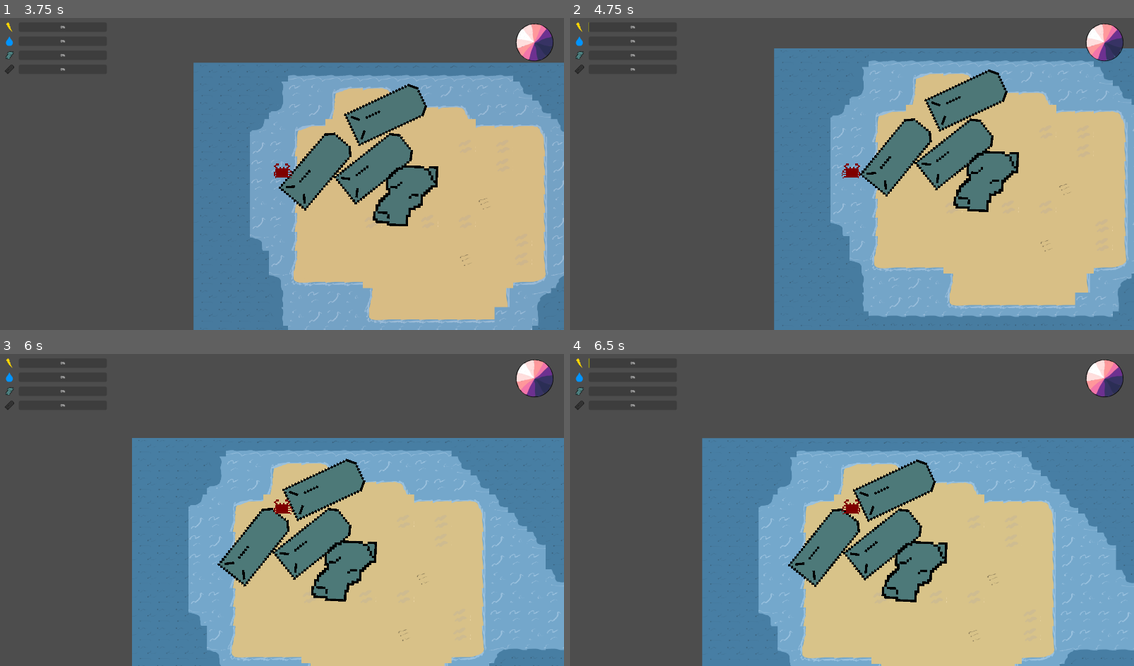
Above: before the commit, frames 1-4 (two rows, left to right).
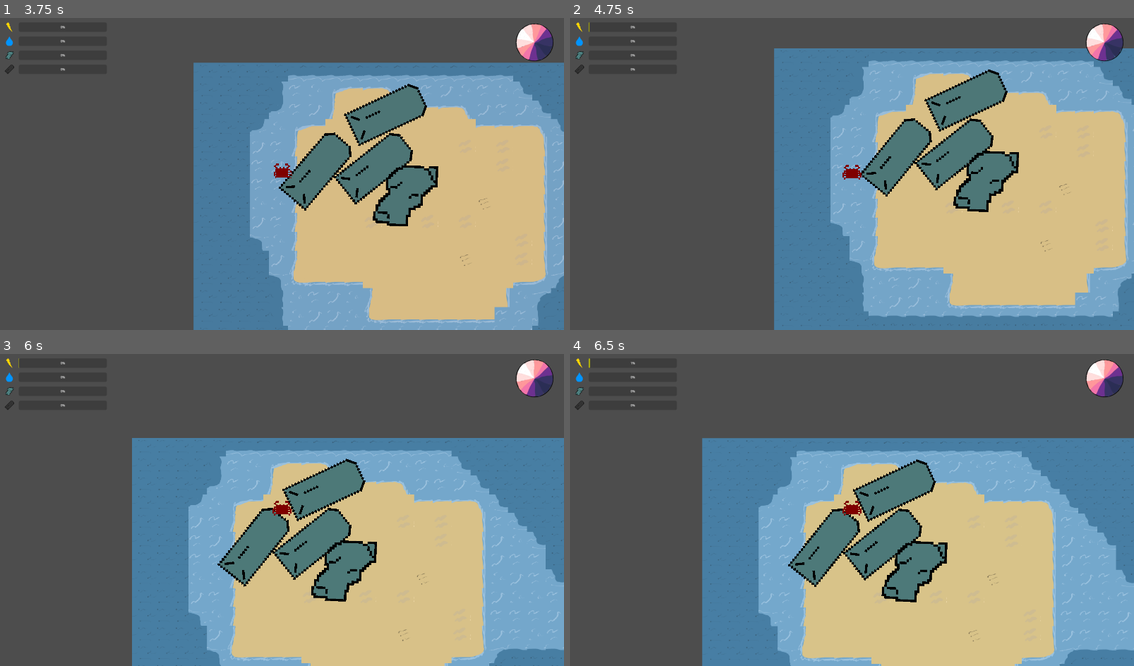
Above: after the commit, the same moments.

Repository: nporposoft/crabs-on-the-island
Game: Godot game, scene res://scenes/island_v1/island_v1.tscn
Two runs of this game, one before a commit and one after it. Both use one fixed random seed, a clock stepped at 60 frames per second and the inputs below.
Inputs:
- Up to frame 1 (3.75 s): hold W (move_up) 0.53-2.03 s; tap Shift (dodge) every 0.75 s from 0.6 to 3.6 s; hold A (move_left) 2.03-3.53 s; hold S (move_down) from 3.53 s (still down)
- Up to frame 2 (4.75 s): release S (move_down) at 4.28 s; hold D (move_right) from 4.28 s (still down); tap Shift (dodge) at 4.35 s
- Up to frame 3 (6 s): release D (move_right) at 5.03 s; hold W (move_up) 5.03-5.78 s; tap Shift (dodge) at 5.1, 5.85 s; hold D (move_right) from 5.78 s (still down)
- Up to frame 4 (6.5 s): keep holding D (move_right)

Frame 1 is identical in both runs. In frame 2, less than 0.1% of the frame differs, in the area x 3-52%, y 1-52%; in frame 3, less than 0.1%; in frame 4, less than 0.1%.

Commit message:
animate crab sleep, dodging

Diff:
--- /dev/null
+++ b/Util.gd
@@ -0,0 +1,45 @@
+extends Node
+
+enum Directions { UP, UP_LEFT, LEFT, DOWN_LEFT, DOWN, DOWN_RIGHT, RIGHT, UP_RIGHT }
+const LeftDirections = [Directions.LEFT, Directions.UP_LEFT, Directions.DOWN_LEFT]
+const RightDirections = [Directions.RIGHT, Directions.UP_RIGHT, Directions.DOWN_RIGHT]
+
+
+func get_direction_from_vector(vector: Vector2) -> Directions:
+	if vector.x > 0 && vector.y < 0:
+		return Directions.UP_RIGHT
+	if vector.x > 0 && vector.y > 0:
+		return Directions.DOWN_RIGHT
+	if vector.x < 0 && vector.y < 0:
+		return Directions.UP_LEFT
+	if vector.x < 0 && vector.y > 0:
+		return Directions.DOWN_LEFT
+	if vector.y < 0:
+		return Directions.UP
+	if vector.y > 0:
+		return Directions.DOWN
+	if vector.x < 0:
+		return Directions.LEFT
+	# default to right
+	return Directions.RIGHT
+
+
+func get_vector_from_direction(direction: Directions) -> Vector2:
+	# default to right
+	var vector: Vector2 = Vector2.RIGHT
+	match direction:
+		Directions.UP:
+			vector = Vector2.UP
+		Directions.UP_LEFT:
+			vector = Vector2.UP + Vector2.LEFT
+		Directions.LEFT:
+			vector = Vector2.LEFT
+		Directions.DOWN_LEFT:
+			vector = Vector2.DOWN + Vector2.LEFT
+		Directions.DOWN:
+			vector = Vector2.DOWN
+		Directions.DOWN_RIGHT:
+			vector = Vector2.DOWN + Vector2.RIGHT
+		Directions.UP_RIGHT:
+			vector = Vector2.UP + Vector2.RIGHT
+	return vector.normalized()
--- a/crabs/Crab.gd
+++ b/crabs/Crab.gd
@@ -8,15 +8,16 @@
 @export var dodge_cooldown_seconds: float = 1.67
 @export var dodge_speed_multiplier: float = 1.5
 
-const movementThreshold: float = 0.5
+const movementThreshold: float = 5.0
 
-enum Directions { UP, UP_LEFT, LEFT, DOWN_LEFT, DOWN, DOWN_RIGHT, RIGHT, UP_RIGHT }
-var _direction: Directions = Directions.DOWN
+
+var _direction: Util.Directions = Util.Directions.DOWN
 
 enum States { IDLE, RUNNING, DODGING, ATTACKING, REPRODUCING, OUT_OF_BATTERY }
 var _state: States = States.IDLE
 
 var _current_animation: String
+var _current_flip_h: bool
 var _dodge_cooldown_timer: Timer
 
 var _body_resources: Dictionary = {
@@ -58,17 +59,18 @@
 
 
 func move(movementDirection: Vector2) -> void:
+	if _state in [States.REPRODUCING, States.OUT_OF_BATTERY]: return
+
 	_state = States.RUNNING
-	_direction = _get_direction_from_vector(movementDirection)
+	_direction = Util.get_direction_from_vector(movementDirection)
 	apply_central_force(movementDirection.normalized() * _stats.move_speed)
 
 
 func dodge() -> void:
-	if !_state in [States.IDLE, States.RUNNING]:
-		return
+	if !_state in [States.IDLE, States.RUNNING]: return
 
 	_state = States.DODGING
-	var direction: Vector2 = _get_vector_from_direction(_direction)
+	var direction: Vector2 = Util.get_vector_from_direction(_direction)
 	apply_central_impulse(direction * _stats.move_speed * dodge_speed_multiplier)
 	_modify_battery_energy(-dodge_battery_usage)
 
@@ -88,8 +90,7 @@
 
 
 func _deplete_battery_from_movement(delta: float) -> void:
-	if _state != States.RUNNING:
-		return
+	if _state != States.RUNNING: return
 
 	var lost_energy: float = move_battery_usage * delta
 	_modify_battery_energy(-lost_energy)
@@ -97,62 +98,36 @@
 
 func _modify_battery_energy(value: float) -> void:
 	_carried_resources.battery_energy = clampf(_carried_resources.battery_energy + value, 0, _stats.battery_capacity)
+	if _state == States.OUT_OF_BATTERY && _carried_resources.battery_energy > 0:
+		_state = States.IDLE
+	elif _carried_resources.battery_energy == 0:
+		_state = States.OUT_OF_BATTERY
 
 
 func _update_movement_state() -> void:
-	# TODO: do we need to gate against any states here?
+	if _state in [States.OUT_OF_BATTERY]: return
+
 	if linear_velocity.length() < movementThreshold:
 		_state = States.IDLE
 
 
 func _update_animation_state() -> void:
 	var animation: String
+	var flip_h: bool
+
 	match _state:
 		States.IDLE:
 			animation = "idle"
 		States.RUNNING:
 			animation = "move"
+		States.OUT_OF_BATTERY:
+			animation = "sleep"
+		States.DODGING:
+			animation = "dodge"
+			if _direction in Util.LeftDirections: flip_h = true
 
-	if animation != _current_animation:
+	if animation != _current_animation || flip_h != _current_flip_h:
 		_current_animation = animation
+		_current_flip_h = flip_h
 		$AnimatedSprite2D.play(_current_animation)
-
-
-func _get_direction_from_vector(vector: Vector2) -> Directions:
-	if vector.x > movementThreshold && vector.y < -movementThreshold:
-		return Directions.UP_RIGHT
-	if vector.x > movementThreshold && vector.y > movementThreshold:
-		return Directions.DOWN_RIGHT
-	if vector.x < -movementThreshold && vector.y < -movementThreshold:
-		return Directions.UP_LEFT
-	if vector.x < -movementThreshold && vector.y > movementThreshold:
-		return Directions.DOWN_LEFT
-	if vector.y < -movementThreshold:
-		return Directions.UP
-	if vector.y > movementThreshold:
-		return Directions.DOWN
-	if vector.x < -movementThreshold:
-		return Directions.LEFT
-	# default to right
-	return Directions.RIGHT
-
-
-func _get_vector_from_direction(direction: Directions) -> Vector2:
-	# default to right
-	var vector: Vector2 = Vector2.RIGHT
-	match direction:
-		Directions.UP:
-			vector = Vector2.UP
-		Directions.UP_LEFT:
-			vector = Vector2.UP + Vector2.LEFT
-		Directions.LEFT:
-			vector = Vector2.LEFT
-		Directions.DOWN_LEFT:
-			vector = Vector2.DOWN + Vector2.LEFT
-		Directions.DOWN:
-			vector = Vector2.DOWN
-		Directions.DOWN_RIGHT:
-			vector = Vector2.DOWN + Vector2.RIGHT
-		Directions.UP_RIGHT:
-			vector = Vector2.UP + Vector2.RIGHT
-	return vector.normalized()
+		$AnimatedSprite2D.flip_h = _current_flip_h
--- a/crabs/Crab.tscn
+++ b/crabs/Crab.tscn
@@ -1,10 +1,14 @@
-[gd_scene load_steps=13 format=3 uid="uid://ch3lyfrb4hms3"]
+[gd_scene load_steps=15 format=3 uid="uid://ch3lyfrb4hms3"]
 
 [ext_resource type="Script" path="res://crabs/Crab.gd" id="1_xe67b"]
 [ext_resource type="Texture2D" uid="uid://dkqevv6a7hwt5" path="res://assets/crab.png" id="2_5n7jq"]
 [ext_resource type="Script" path="res://crabs/CrabStatsDebug.gd" id="3_wxbeg"]
 
 [sub_resource type="PhysicsMaterial" id="PhysicsMaterial_0bir5"]
+
+[sub_resource type="AtlasTexture" id="AtlasTexture_ih6k0"]
+atlas = ExtResource("2_5n7jq")
+region = Rect2(22, 22, 18, 18)
 
 [sub_resource type="AtlasTexture" id="AtlasTexture_1o5ow"]
 atlas = ExtResource("2_5n7jq")
@@ -22,8 +26,20 @@
 atlas = ExtResource("2_5n7jq")
 region = Rect2(22, 22, 18, 18)
 
+[sub_resource type="AtlasTexture" id="AtlasTexture_dffjh"]
+atlas = ExtResource("2_5n7jq")
+region = Rect2(22, 0, 18, 18)
+
 [sub_resource type="SpriteFrames" id="SpriteFrames_0lpsw"]
 animations = [{
+"frames": [{
+"duration": 1.0,
+"texture": SubResource("AtlasTexture_ih6k0")
+}],
+"loop": true,
+"name": &"dodge",
+"speed": 5.0
+}, {
 "frames": [{
 "duration": 1.0,
 "texture": SubResource("AtlasTexture_1o5ow")
@@ -44,6 +60,14 @@
 }],
 "loop": true,
 "name": &"move",
+"speed": 5.0
+}, {
+"frames": [{
+"duration": 1.0,
+"texture": SubResource("AtlasTexture_dffjh")
+}],
+"loop": true,
+"name": &"sleep",
 "speed": 5.0
 }]
 
@@ -67,7 +91,7 @@
 texture_filter = 1
 scale = Vector2(4, 4)
 sprite_frames = SubResource("SpriteFrames_0lpsw")
-animation = &"idle"
+animation = &"dodge"
 
 [node name="CollisionShape2D" type="CollisionShape2D" parent="."]
 shape = SubResource("CircleShape2D_hx6oy")
--- a/project.godot
+++ b/project.godot
@@ -20,6 +20,7 @@
 WorldClock="*res://Clock.gd"
 MutationEngine="*res://crabs/Mutator.gd"
 Debug="*res://DebugSettings.gd"
+Util="*res://Util.gd"
 
 [display]
 
--- a/scenes/island_v1/island_v1.tscn
+++ b/scenes/island_v1/island_v1.tscn
@@ -68,6 +68,11 @@
 metadata/_edit_group_ = true
 
 [node name="Crab" parent="Player" instance=ExtResource("3_s85qb")]
+move_battery_usage = 0.1
+dodge_battery_usage = 0.5
+harvest_battery_usage = 0.1
+dodge_cooldown_seconds = 1.67
+dodge_speed_multiplier = 1.5
 
 [node name="resource" parent="." instance=ExtResource("6_2lyxb")]
 position = Vector2(579, 328)
